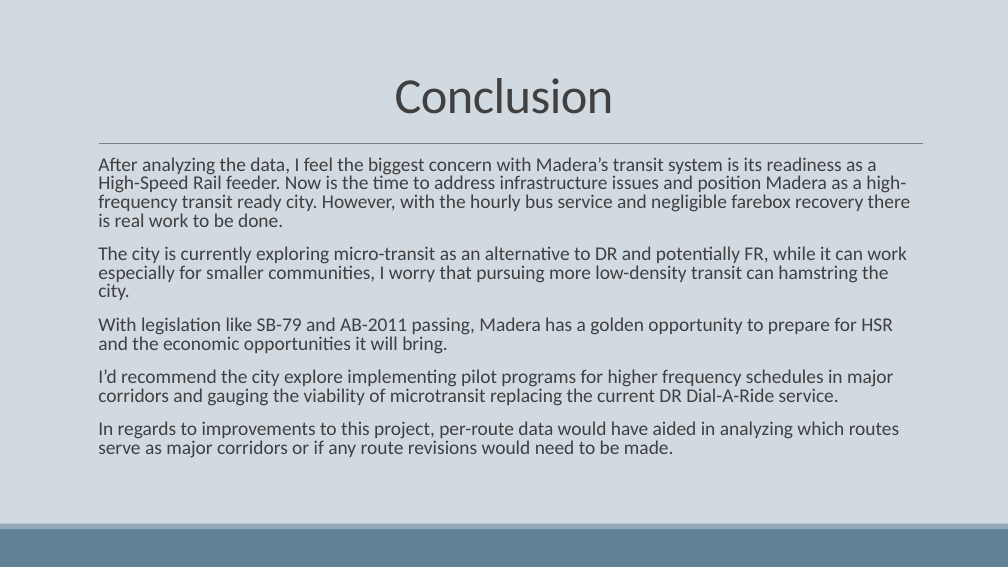
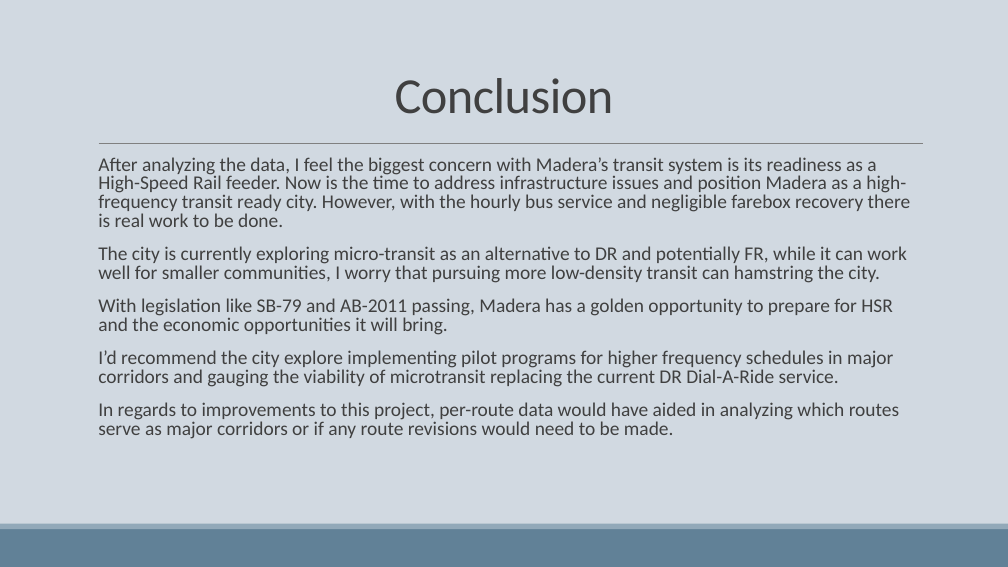
Before and after one commit to ggfm16/Madera-NTD-Project, a slide deck: slide 12 of Slide Deck/Madera Transit Analysis.pptx. Drawn at 1008x567 pixels with LibreOffice and Linux fonts; fonts in the diff are those of the drawing. Boxes give left, top, right and bottom in pixels: in the first picture for what was removed or moved away, otherwise in the second. Text is boxed around its words. In the diff, an @@ line names an element or a change of style, - is before the commit and + after.

```diff
--- a/Slide Deck/Madera Transit Analysis.pptx
+++ b/Slide Deck/Madera Transit Analysis.pptx
@@ text at bbox=[98, 246, 907, 283]: text changed @@
-  The city is currently exploring micro-transit as an alternative to DR and potentially FR, while it can work especially for smaller communities, I worry that pursuing more low-density transit can hamstring the city.
+  The city is currently exploring micro-transit as an alternative to DR and potentially FR, while it can work well for smaller communities, I worry that pursuing more low-density transit can hamstring the city.
```
